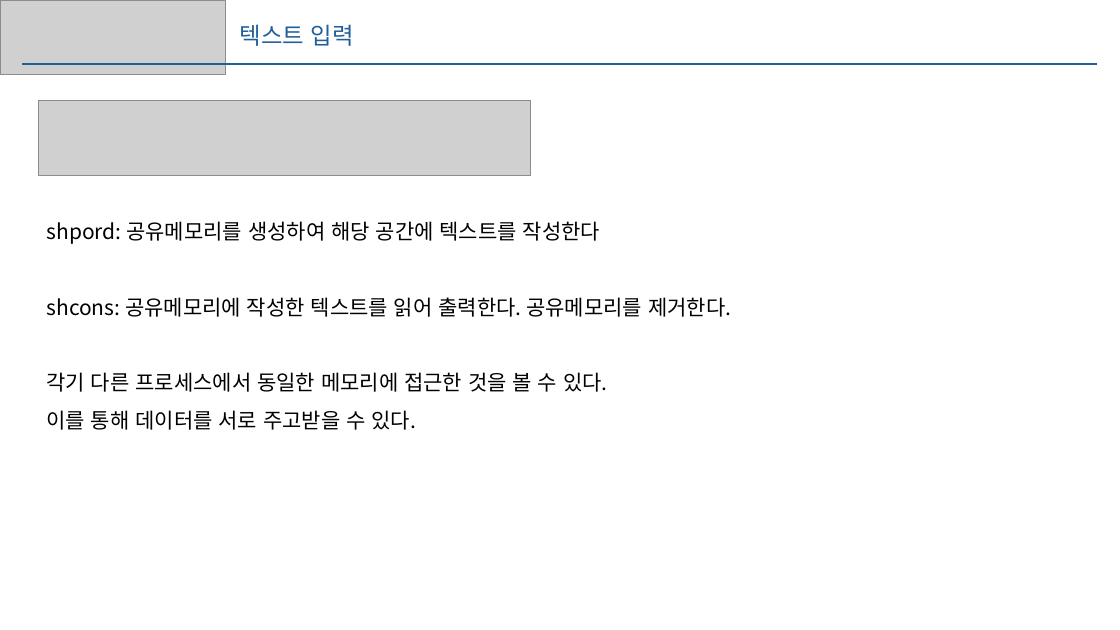
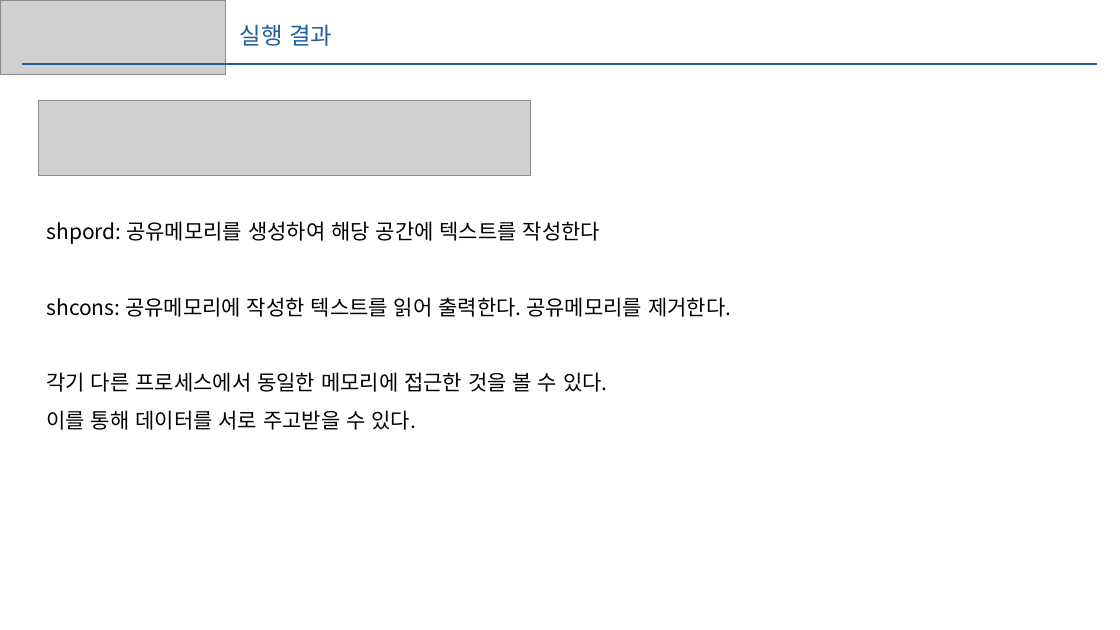
Before and after one commit to DongUk-Shin/3rd1sem, a slide deck: slide 6 of 운영체제/5w/20204101_신동욱.pptx. Drawn at 1120x630 pixels with LibreOffice and Linux fonts; fonts in the diff are those of the drawing; grey boxes stand for pictures. Boxes give left, top, right and bottom in pixels: in the first picture for what was removed or moved away, otherwise in the second. Text is boxed around its words. In the diff, an @@ line names an element or a change of style, - is before the commit and + after.

```diff
--- a/운영체제/5w/20204101_신동욱.pptx
+++ b/운영체제/5w/20204101_신동욱.pptx
@@ text at box(240, 24, 332, 46): text changed @@
-텍스트 입력
+실행 결과
```
Also in this commit, not shown: 1 other slide changed, 3 slides added, 9 other files.
